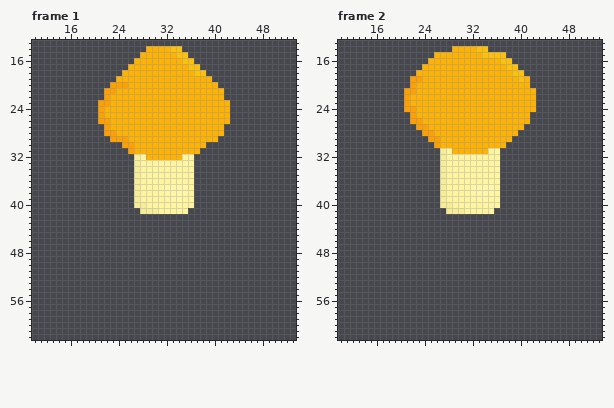
Two states of a pixel-art file, Assets/Sprites/Enemy/Mushroom/Slam/Mushroom_Slam_Up.aseprite. Above: the version before the commit.
64x64 pixels, 15 frames. Shown: frame 1: x 10..53, y 13..62; frame 2: x 10..53, y 13..62. The commit also changed other frames, which this record leaves out.
Now the later version:
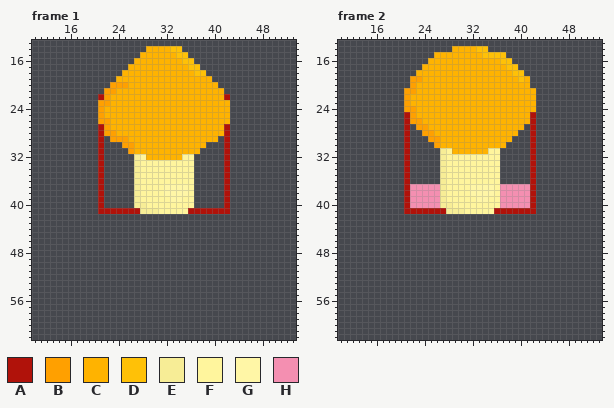
Palette (. is transparent): A #b0120a  B #ffa000  C #ffb300  D #ffc107  E #f7ed96  F #fff59d  G #fff6a6  H #f48fb1
Change:
layer "Telegraph" added
Frame 1, layer "Telegraph":
y 22: x 21 . -> A; x 42 . -> A
y 27..40: x 21 . -> A; x 42 . -> A
y 41: x 21..27 ....... -> AAAAAAA; x 36..42 ....... -> AAAAAAA
Frame 2, layer "Telegraph":
y 25..36: x 21 . -> A; x 42 . -> A
y 37..40: x 21..26 ...... -> AHHHHH; x 37..42 ...... -> HHHHHA
y 41: x 21..27 ....... -> AAAAAAA; x 36..42 ....... -> AAAAAAA
